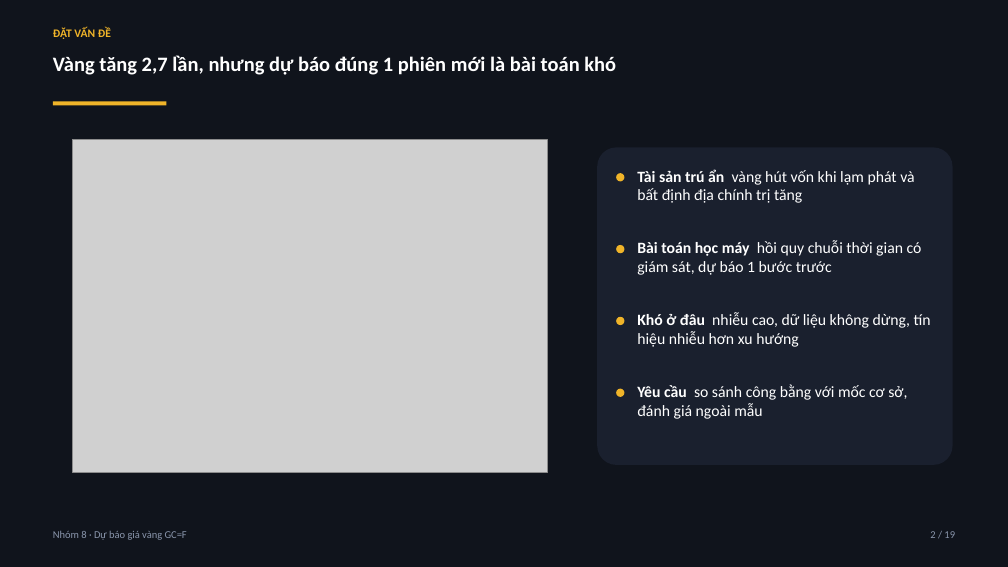
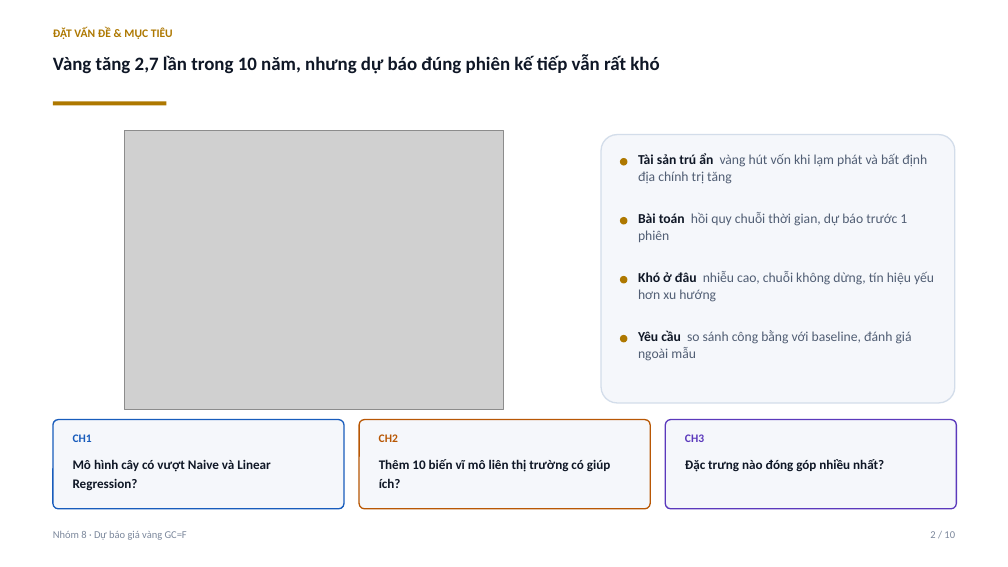
Before and after one commit to NTNhan25000/GOLD-direc, a slide deck: slide 2 of slides_thuyet_trinh_nhom8.pptx. Drawn at 1008x567 pixels with LibreOffice and Linux fonts; fonts in the diff are those of the drawing; grey boxes stand for pictures. Boxes give left, top, right and bottom in pixels: in the first picture for what was removed or moved away, otherwise in the second. Text is boxed around its words. In the diff, an @@ line names an element or a change of style, - is before the commit and + after.

Commit message:
Rút deck xuống 10 slide nền trắng + thêm kịch bản thuyết trình
- make_slides.py: dựng lại hoàn toàn cho 10 slide, palette nền trắng
  (chữ INK, panel xám nhạt, vàng đậm đủ tương phản khi in/chiếu)
- Gộp nội dung: cover · vấn đề+CH · bài toán+dữ liệu · thiết lập ·
  chọn K · kết quả Test · chẩn đoán ngoại suy · ablation+importance ·
  ΔClose · kết luận+hạn chế+Q&A
- Mọi số vẫn đọc từ gold_model_output/*.csv; bỏ hằng số gõ tay ×19,8
  (đúng là 20,21 lần, nay tính trực tiếp từ test_metrics.csv)
- make_importance_chart.py: vẽ lại importance cỡ slide (top 6 + còn lại)
  từ CSV, thay ảnh 15 biến không đọc được khi chiếu
- Cắt rác bên phải trend.png (nhãn trục của figure gốc lọt vào khung)
- preview_slides.py: render nền trắng cho khớp deck
- KICH_BAN_THUYET_TRINH.md: lời thoại từng slide, phân bổ 13 phút,
  bản rút gọn 7 phút, bộ câu hỏi phản biện, lỗi cần tránh
- README: thêm mục Slide thuyết trình + cây thư mục

```diff
--- a/slides_thuyet_trinh_nhom8.pptx
+++ b/slides_thuyet_trinh_nhom8.pptx
@@ rectangle removed at (x1=0, y1=0, x2=1008, y2=567) @@
@@ text at (x1=53, y1=27, x2=173, y2=39): text changed; text colour #F0B429 to #AE7800 @@
-ĐẶT VẤN ĐỀ
+ĐẶT VẤN ĐỀ & MỤC TIÊU
@@ text at (x1=53, y1=54, x2=659, y2=74): text changed; size 19.5 to 18 pt; text colour #FFFFFF to #0F1726 @@
-Vàng tăng 2,7 lần, nhưng dự báo đúng 1 phiên mới là bài toán khó
+Vàng tăng 2,7 lần trong 10 năm, nhưng dự báo đúng phiên kế tiếp vẫn rất khó
@@ picture resized from (x1=73, y1=140, x2=547, y2=473) to (x1=124, y1=130, x2=504, y2=410) @@
@@ rounded rectangle resized from (x1=597, y1=147, x2=953, y2=465) to (x1=601, y1=135, x2=955, y2=403) @@
@@ rounded rectangle at (x1=601, y1=135, x2=955, y2=403): fill #1A202E to #F5F7FB; outline none to #D3DDEA 1.25 pt @@
@@ ellipse moved from (x1=616, y1=173, x2=625, y2=181) to (x1=620, y1=158, x2=628, y2=166) @@
@@ text "Tài sản trú ẩn vàng ..." moved from (x1=637, y1=169, x2=914, y2=203) to (x1=638, y1=153, x2=927, y2=184) @@
@@ text "Tài sản trú ẩn vàng ..." at (x1=638, y1=153, x2=927, y2=184): size 15 to 13 pt; text colour #FFFFFF to #0F1726 in "Tài sản trú ẩn"; text colour #FFFFFF to #515E74 in "vàng hút vốn khi lạm phát và ..." @@
@@ ellipse moved from (x1=616, y1=245, x2=625, y2=253) to (x1=620, y1=217, x2=628, y2=225) @@
@@ text at (x1=638, y1=212, x2=907, y2=242): text changed; size 15 to 13 pt; text colour #FFFFFF to #515E74 @@
-Bài toán học máy hồi quy chuỗi thời gian có giám sát, dự báo 1 bước trước
+Bài toán hồi quy chuỗi thời gian, dự báo trước 1 phiên
@@ ellipse moved from (x1=616, y1=317, x2=625, y2=325) to (x1=620, y1=276, x2=628, y2=284) @@
@@ text at (x1=638, y1=271, x2=934, y2=302): text changed; size 15 to 13 pt; text colour #FFFFFF to #515E74 @@
-Khó ở đâu nhiễu cao, dữ liệu không dừng, tín hiệu nhiễu hơn xu hướng
+Khó ở đâu nhiễu cao, chuỗi không dừng, tín hiệu yếu hơn xu hướng
@@ fill #F0B429 to #AE7800 in 5 elements at (x1=53, y1=101, x2=166, y2=106), (x1=620, y1=158, x2=628, y2=166), (x1=620, y1=217, x2=628, y2=225), (x1=620, y1=276, x2=628, y2=284), (x1=620, y1=335, x2=628, y2=343) @@
@@ ellipse moved from (x1=616, y1=389, x2=625, y2=397) to (x1=620, y1=335, x2=628, y2=343) @@
@@ text at (x1=638, y1=330, x2=912, y2=361): text changed; size 15 to 13 pt; text colour #FFFFFF to #515E74 @@
-Yêu cầu so sánh công bằng với mốc cơ sở, đánh giá ngoài mẫu
+Yêu cầu so sánh công bằng với baseline, đánh giá ngoài mẫu
@@ rounded rectangle added at (x1=53, y1=420, x2=344, y2=509), fill #F5F7FB, outline #185CBC 1.25 pt @@
@@ text added at (x1=73, y1=434, x2=92, y2=442), 11 pt, text #185CBC, bold @@
+CH1
@@ rounded rectangle added at (x1=359, y1=420, x2=650, y2=509), fill #F5F7FB, outline #B85704 1.25 pt @@
@@ text added at (x1=379, y1=434, x2=398, y2=442), 11 pt, text #B85704, bold @@
+CH2
@@ rounded rectangle added at (x1=665, y1=420, x2=957, y2=509), fill #F5F7FB, outline #5B39BC 1.25 pt @@
@@ text added at (x1=685, y1=434, x2=704, y2=442), 11 pt, text #5B39BC, bold @@
+CH3
@@ text added at (x1=73, y1=459, x2=270, y2=490), 12.5 pt, text #0F1726, bold @@
+Mô hình cây có vượt Naive và Linear Regression?
@@ text added at (x1=379, y1=459, x2=610, y2=488), 12.5 pt, text #0F1726, bold @@
+Thêm 10 biến vĩ mô liên thị trường có giúp ích?
@@ text added at (x1=685, y1=459, x2=884, y2=472), 12.5 pt, text #0F1726, bold @@
+Đặc trưng nào đóng góp nhiều nhất?
@@ text "Nhóm 8 · Dự báo ..." at (x1=53, y1=531, x2=187, y2=540): text colour #8A96AC to #7C889C @@
@@ text at (x1=930, y1=531, x2=955, y2=538): text changed; text colour #8A96AC to #7C889C @@
-2 / 19
+2 / 10
```
Also in this commit, not shown: 8 other slides changed, 1 slide added, 13 slides removed, 7 other files.
